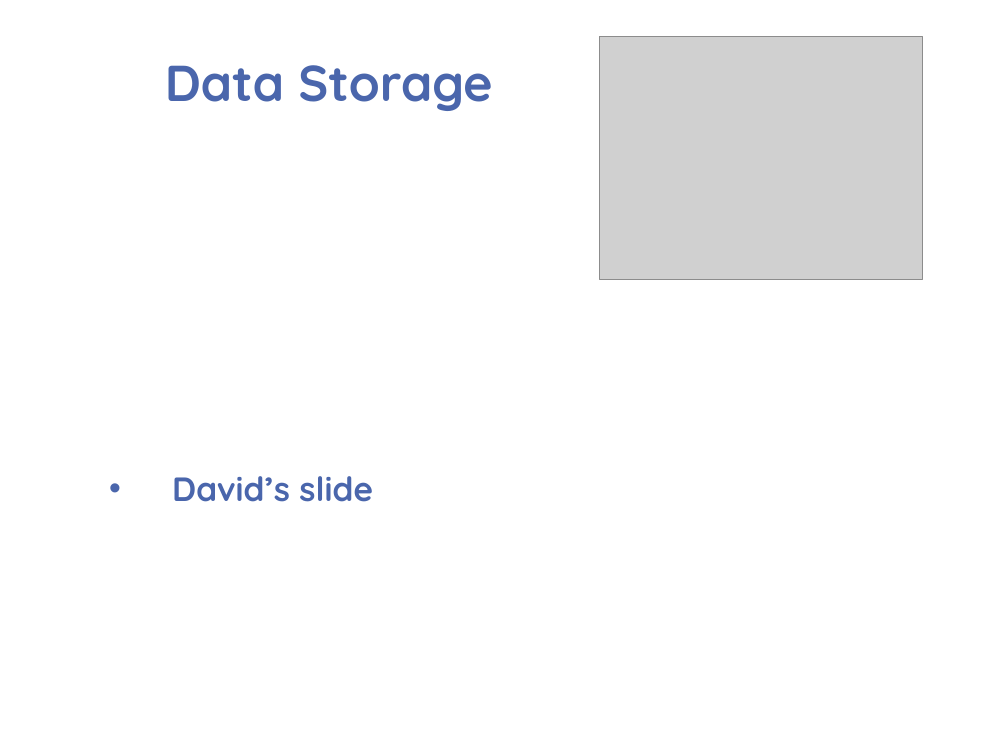
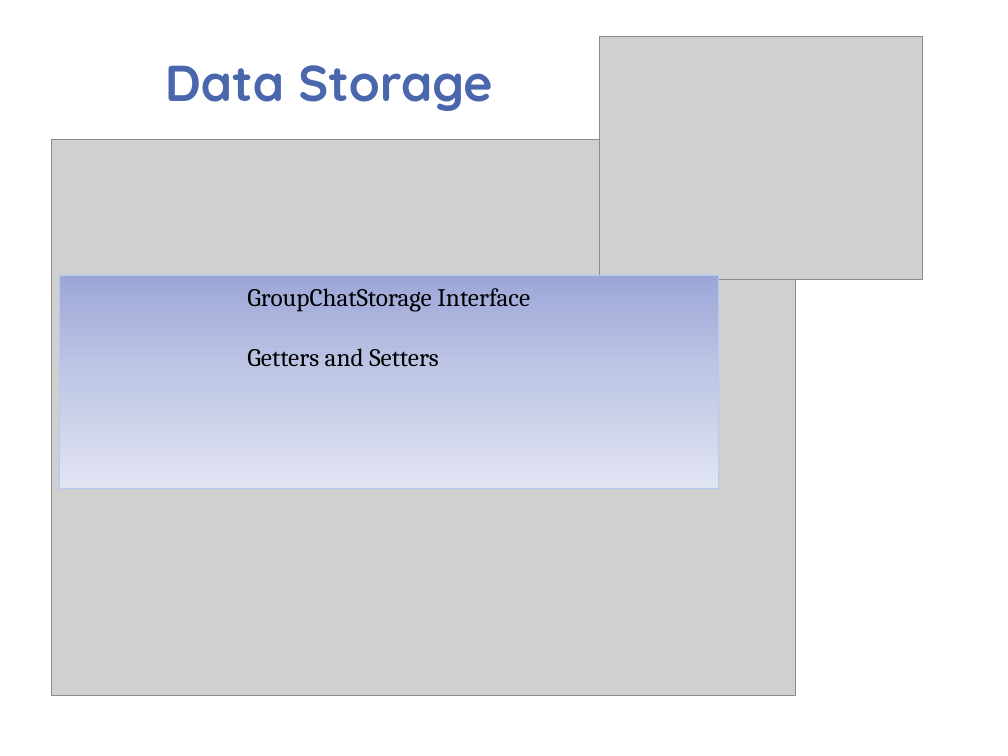
Before and after one commit to psengelke/linphone-android-group-chat, a slide deck: slide 4 of Project Documentation/Demos/Demo 03/Demo 03.pptx. Drawn at 1008x756 pixels with LibreOffice and Linux fonts; fonts in the diff are those of the drawing; grey boxes stand for pictures; background and template pictures are left out. Boxes give left, top, right and bottom in pixels: in the first picture for what was removed or moved away, otherwise in the second. Text is boxed around its words. In the diff, an @@ line names an element or a change of style, - is before the commit and + after.

Commit message:
Storage Slide

```diff
--- a/Project Documentation/Demos/Demo 03/Demo 03.pptx
+++ b/Project Documentation/Demos/Demo 03/Demo 03.pptx
@@ picture added at <box>51,140,795,696</box> @@
@@ rectangle added at <box>59,275,719,489</box>, fill gradient #9CA8D9 to #C3CAE6 to #E2E5F2, outline #ACCBF9 0.75 pt, 18 pt, text #000000 @@
+GroupChatStorage Interface
+Getters and Setters
@@ text removed at <box>172,476,373,502</box> @@
-• David’s slide
```
Also in this commit, not shown: 1 other slide changed.
